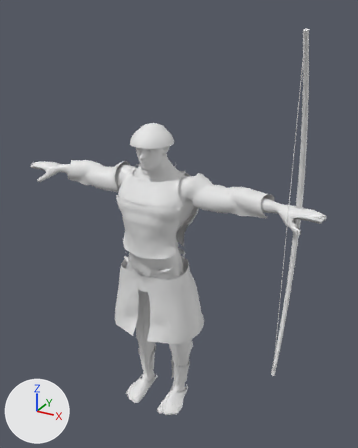
The glTF model Projects/Siege/Assets/Models/Soldiers/Attackers_Archer.gltf: old version first, new version second.
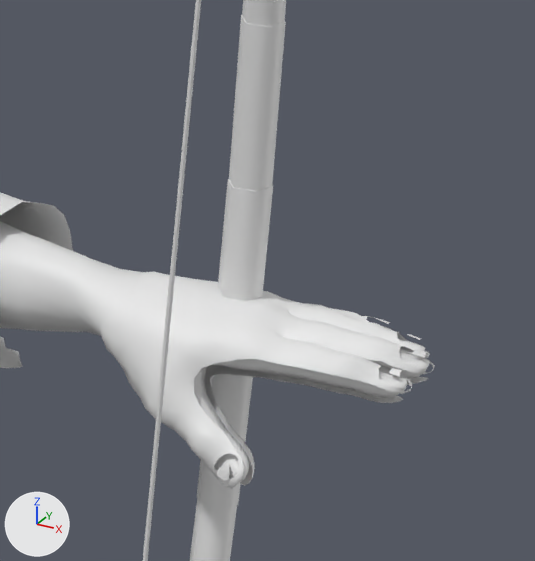
There are two pictures of each version: one whole from a camera (50 mm lens) standing at (1.36, -2.18, 2.37) and looking at (0.02, 0.26, 1.15), one close up on the part from 74% to 95% of the width and 37% to 55% of the height. The axes (+X, +Y, +Z) are drawn at lower left. The lights are the same throughout. The first two pictures are the older version. Materials are left out; every surface is plain grey. Vertices at exactly the same position are counted once.

Names of what the first close-up shows: 'Attackers Archer'.
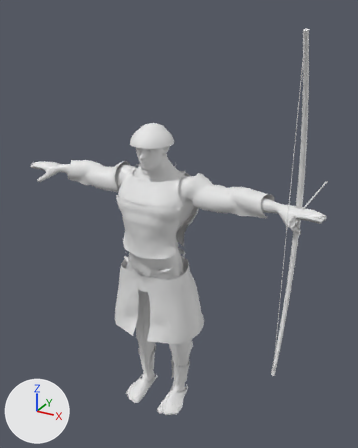
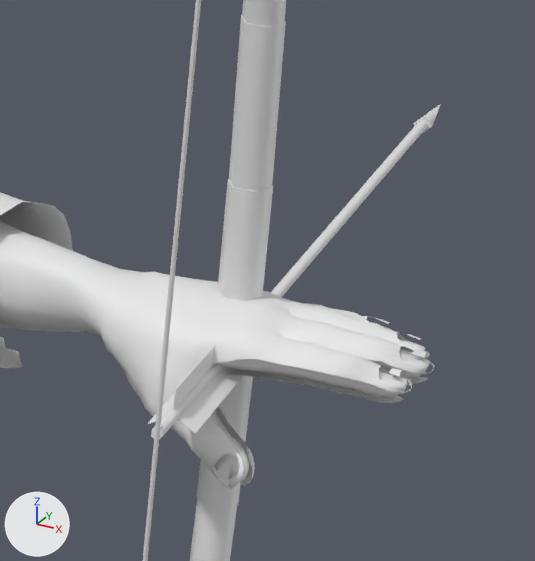
Commit message: Siege: the arrow on the string while archers draw

Boxes [x1, y1, x2, y2] around the edits, measured in the close-ups (535 x 561 px):
'Attackers Archer', reshaped
    before: [0, 0, 435, 561]
    after: [0, 0, 440, 561]
part 1 of me_attackers_archer, added
    after: [151, 120, 428, 439]
part 2 of me_attackers_archer, added
    after: [173, 345, 215, 411]
part 3 of me_attackers_archer, added
    after: [148, 366, 243, 434]
part 4 of me_attackers_archer, added
    after: [413, 105, 440, 133]

The change in detail:
me_attackers_archer is used by ob_attackers_archer; location (0.0, 0.0, 0.0).
me_attackers_archer had 14529 vertices, 26519 faces and spanned x -0.93..0.93, y -0.18..0.26, z -0.03..2.29.
me_attackers_archer now has 14575 vertices, 26591 faces and spans x -0.93..0.93, y -0.18..0.67, z -0.03..2.29.
me_attackers_archer part 1: a new loose piece, a 5-sided cylinder along y spanning x 0.7878..0.796, y -0.1146..0.6154, z 1.4312..1.4398.
me_attackers_archer part 2: a new loose piece, a box spanning x 0.7911..0.7919, y -0.0796..0.0304, z 1.4385..1.4545.
me_attackers_archer part 3: 16 vertices added at x 0.77..0.81, y -0.08..0.03, z 1.43.
me_attackers_archer part 4: 10 vertices added at x 0.78..0.8, y 0.61..0.67, z 1.43..1.44.
